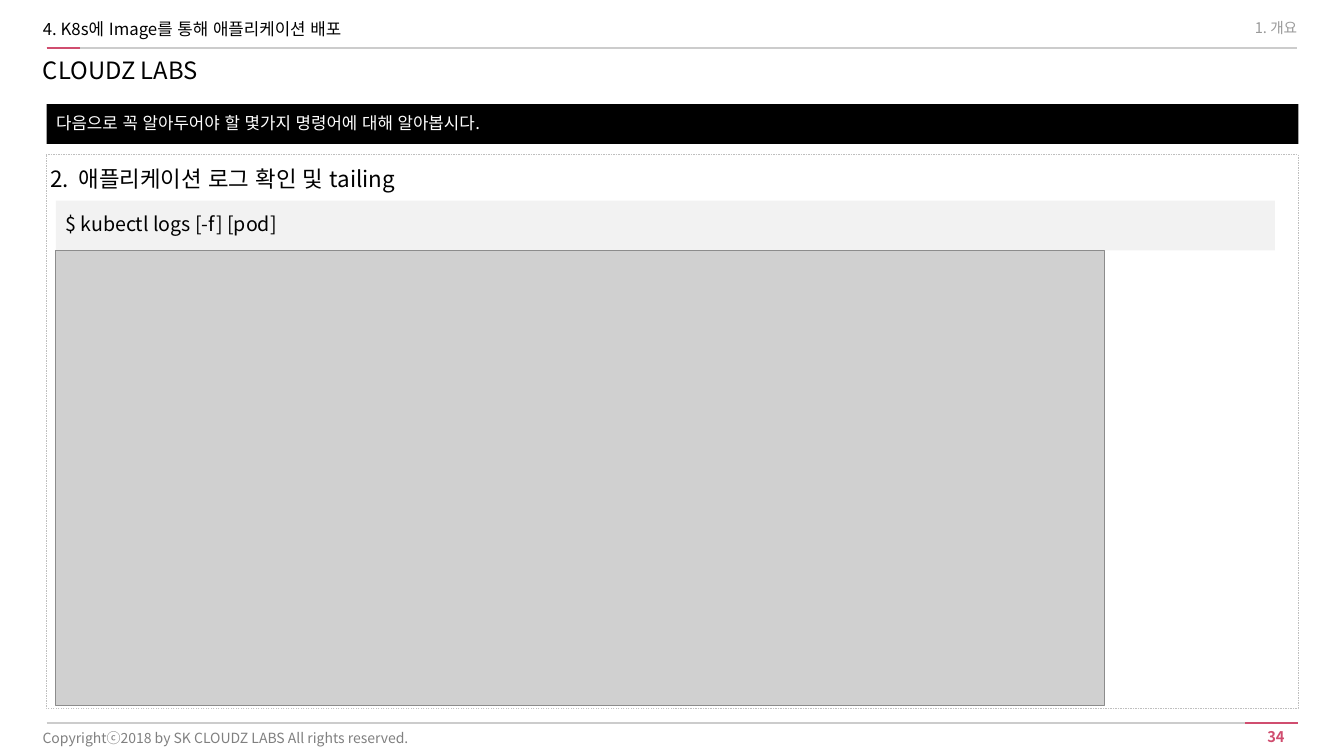
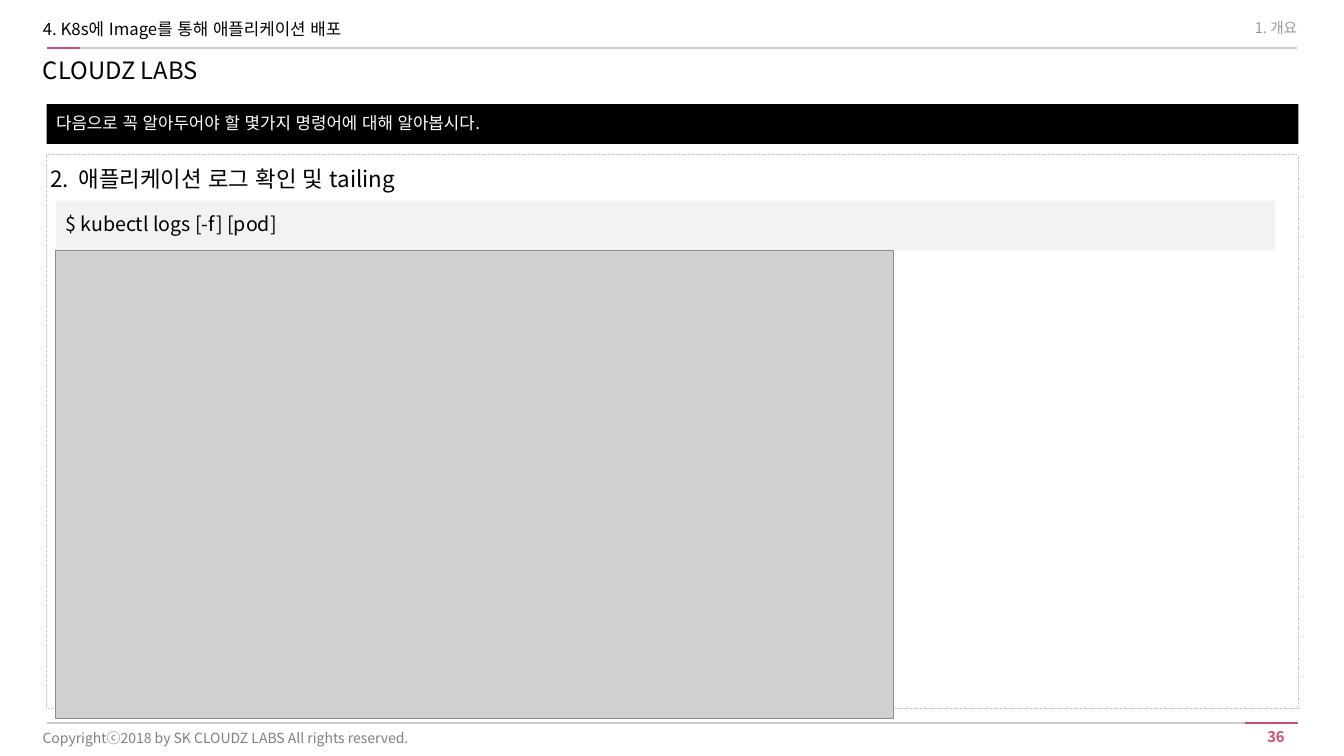
Before and after one commit to t-t-c/cloud-movie, a slide deck: slide 36 of docs/[CloudZ Labs] Kubernetes_시작하기(신입사원).pptx (slide 34 before the commit). Drawn at 1344x756 pixels with LibreOffice and Linux fonts; fonts in the diff are those of the drawing; grey boxes stand for pictures. Boxes give left, top, right and bottom in pixels: in the first picture for what was removed or moved away, otherwise in the second. Text is boxed around its words. In the diff, an @@ line names an element or a change of style, - is before the commit and + after.

```diff
--- a/docs/[CloudZ Labs] Kubernetes_시작하기(신입사원).pptx
+++ b/docs/[CloudZ Labs] Kubernetes_시작하기(신입사원).pptx
@@ picture: place and size @@
-picture at [55, 250, 1104, 705]
+picture at [55, 250, 893, 718]
@@ page number at [1267, 731, 1284, 742]: text changed @@
-34
+36
```
Also in this commit, not shown: 4 other slides changed, 2 slides added.
